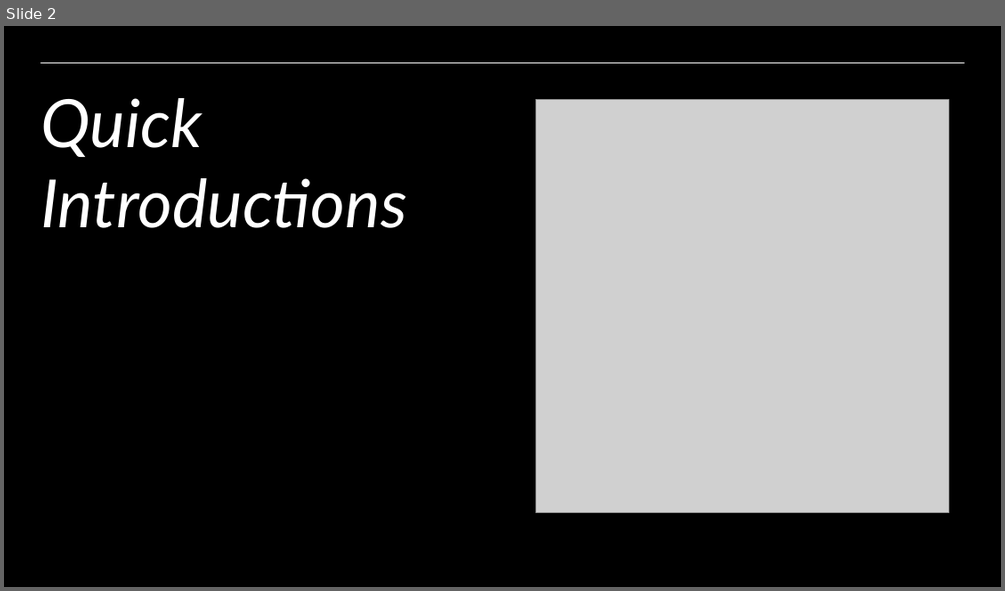
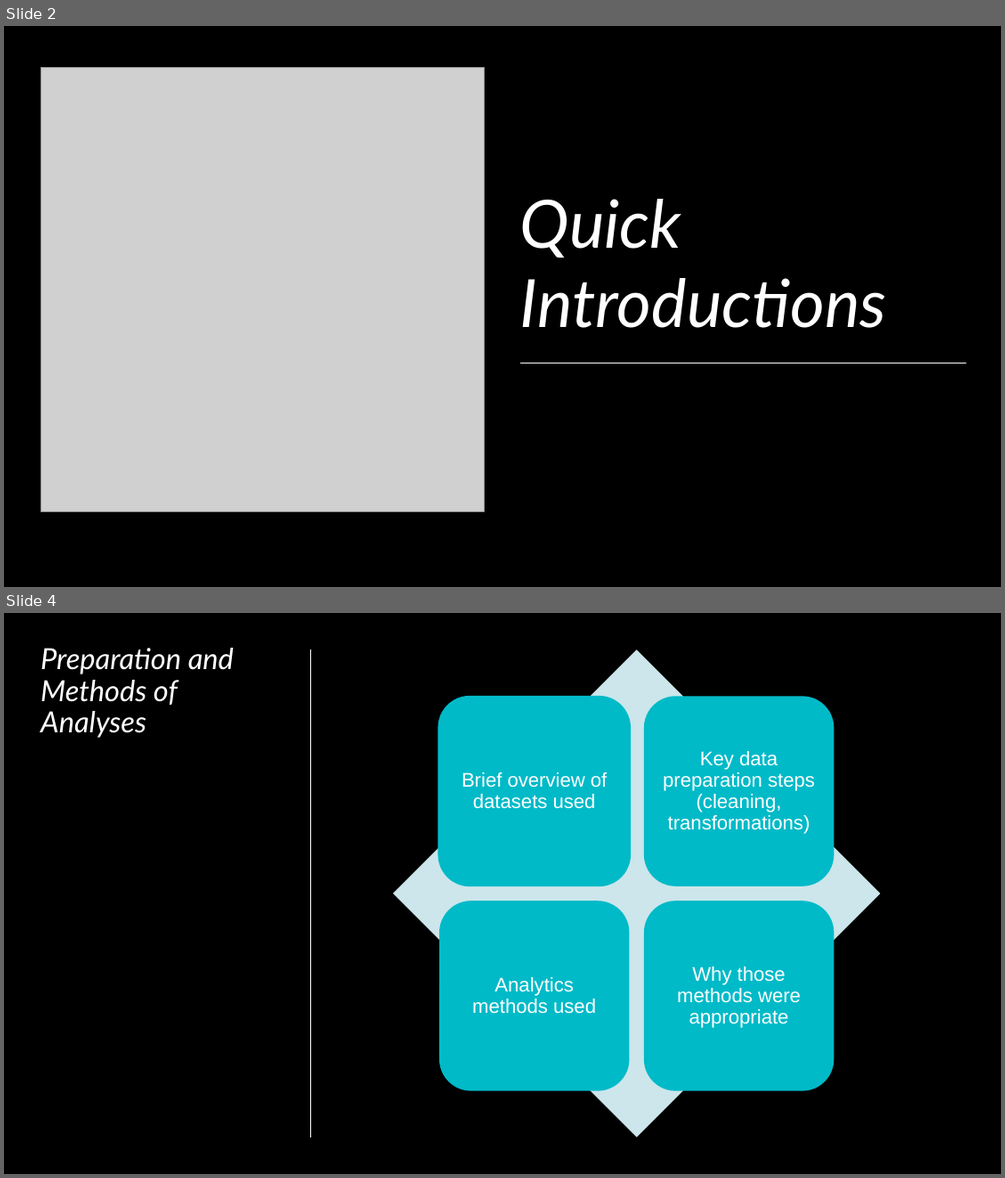
Before and after one commit to NickKasten/Kasmajonesattoni, a slide deck: Datathon_Presentation.pptx. Shown one above the other, each under a label of ours: slide 2 before the commit, slides 2 and 4 after it; the slides between them are not shown. The pictures are 1005x591 and 1005x1178 pixels, drawn with LibreOffice and Linux fonts; fonts in the diff are those of the drawing; grey boxes stand for pictures. Boxes give left, top, right and bottom in pixels: in the first picture for what was removed or moved away, otherwise in the second. Text is boxed around its words. In the diff, an @@ line names an element or a change of style, - is before the commit and + after.

```diff
--- a/Datathon_Presentation.pptx
+++ b/Datathon_Presentation.pptx
@@ slide 4 added at [4,613,1001,1174], background #000000 @@
@@ title added at [40,648,234,738], 28 pt, text #FFFFFF, italic @@
+Preparation and Methods of Analyses
@@ line added from (310, 649) to (310, 1138), #FFFFFF 0.75 pt @@
@@ group added at [393,649,881,1137]: 4 rounded rectangles, 4 texts, 1 diamond @@
+Brief overview of datasets used
+Key data preparation steps (cleaning, transformations)
+Analytics methods used
+Why those methods were appropriate
@@ slide 2 changed as well @@
@@ picture: place and size @@
-picture at [535,99,948,512]
+picture at [40,68,484,511]
@@ line removed from (40, 62) to (964, 62) @@
@@ title "Quick Introductions": place and size @@
-title "Quick Introductions" at [40,98,407,228]
+title "Quick Introductions" at [520,199,887,328]
@@ line added from (521, 363) to (966, 363), #FFFFFF 0.5 pt @@
```
Also in this commit, not shown: 1 other slide changed, 7 other slides added, 9 slides removed.
